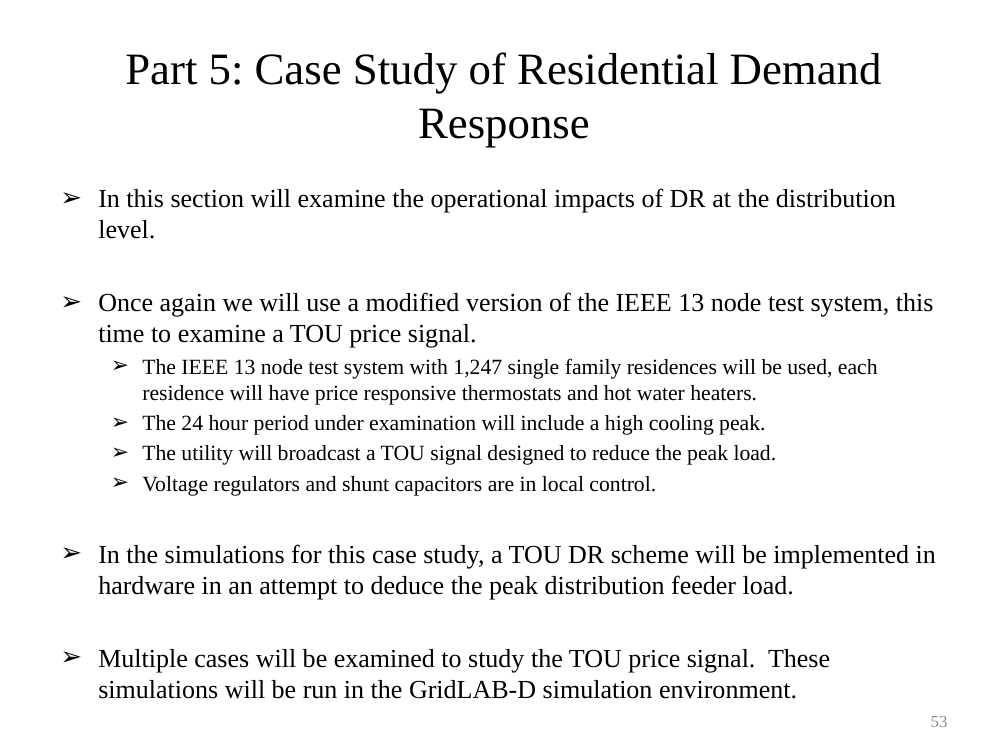
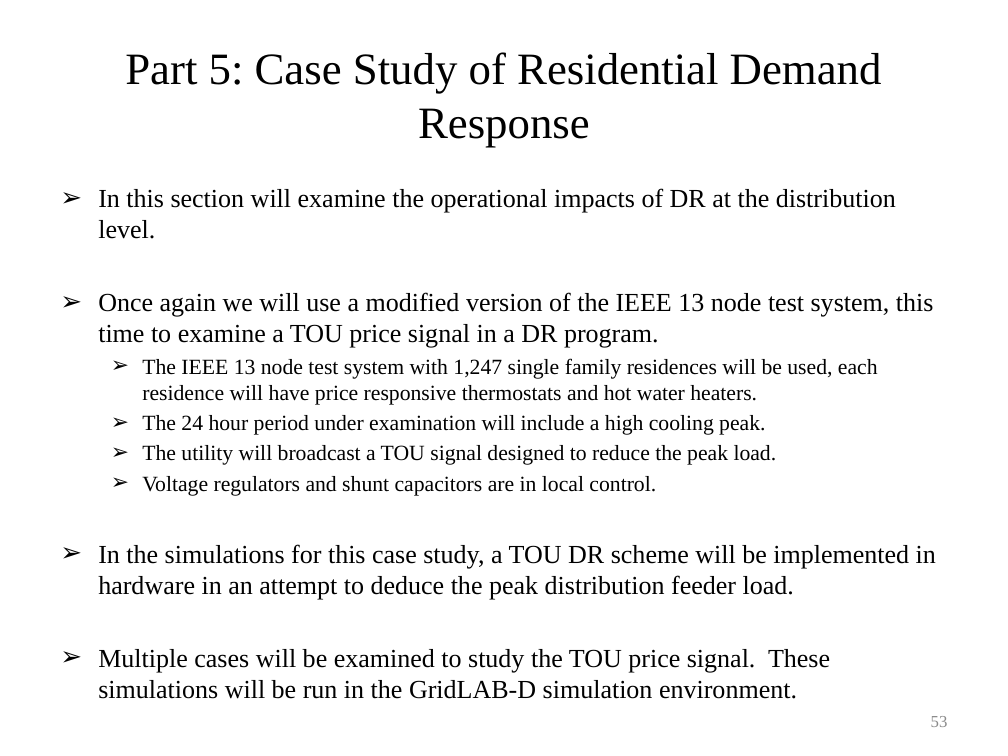
Before and after one commit to gridlab-d/course, a slide deck: slide 53 of University of Washington Class/Narrated Slides/Module 8 - Demand response.pptx. Drawn at 1008x756 pixels with LibreOffice and Linux fonts; fonts in the diff are those of the drawing. Boxes give left, top, right and bottom in pixels: in the first picture for what was removed or moved away, otherwise in the second. Text is boxed around its words. In the diff, an @@ line names an element or a change of style, - is before the commit and + after.

```diff
--- a/University of Washington Class/Narrated Slides/Module 8 - Demand response.pptx
+++ b/University of Washington Class/Narrated Slides/Module 8 - Demand response.pptx
@@ text at [98, 292, 934, 348]: text changed @@
-➢ Once again we will use a modified version of the IEEE 13 node test system, this time to examine a TOU price signal.
+➢ Once again we will use a modified version of the IEEE 13 node test system, this time to examine a TOU price signal in a DR program.
```
Also in this commit, not shown: 6 other slides changed, 4 slides added, 1 slide removed.
